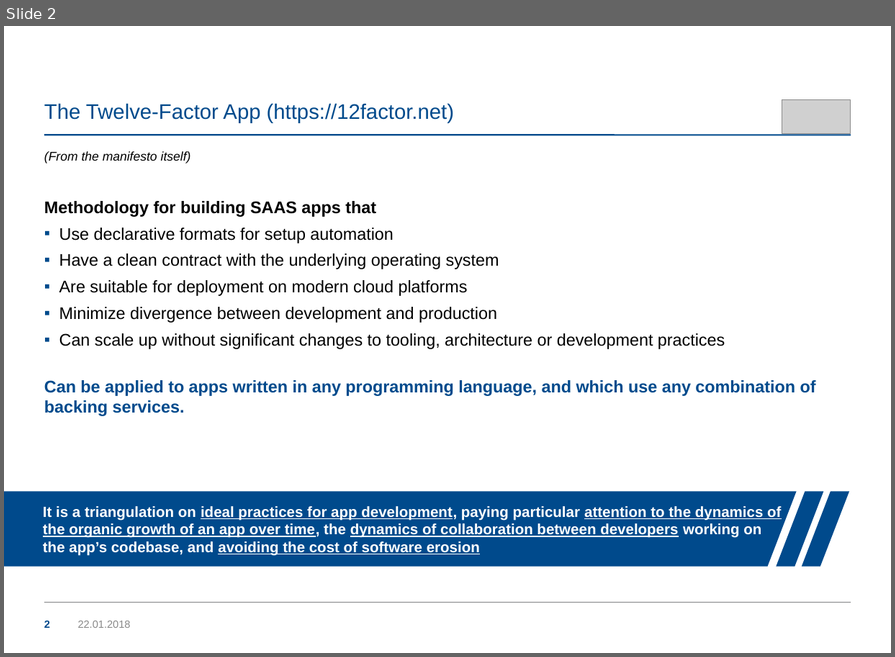
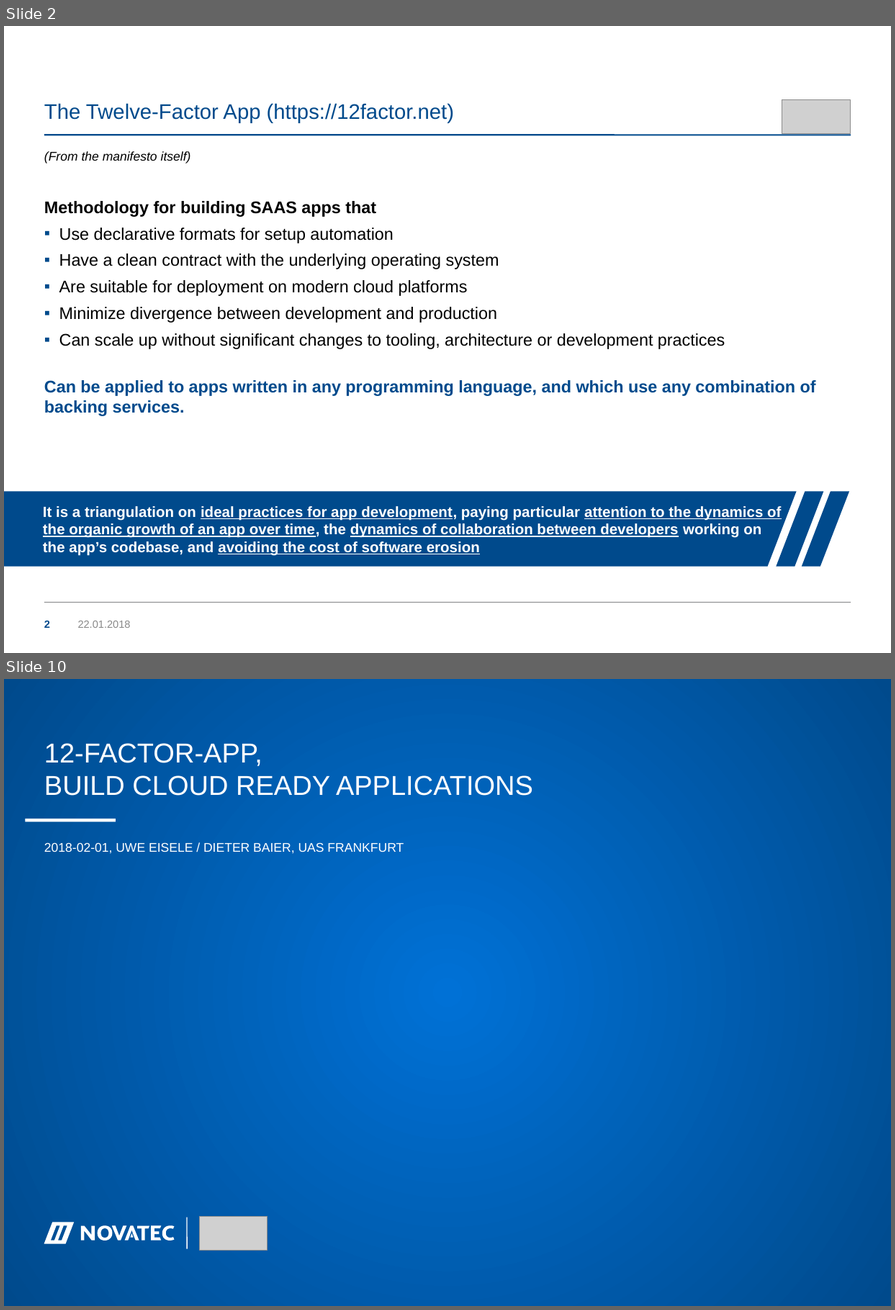
Before and after one commit to ntuas/presentation, a slide deck: uas_12-factor-app-presentation,.odp. Shown one above the other, each under a label of ours: slide 2 before the commit, slides 2 and 10 after it; the slides between them are not shown. The pictures are 895x657 and 895x1310 pixels, drawn with LibreOffice and Linux fonts; fonts in the diff are those of the drawing; grey boxes stand for pictures; background and template pictures are left out. Boxes give left, top, right and bottom in pixels: in the first picture for what was removed or moved away, otherwise in the second. Text is boxed around its words. In the diff, an @@ line names an element or a change of style, - is before the commit and + after.

```diff
--- a/uas_12-factor-app-presentation,.odp
+++ b/uas_12-factor-app-presentation,.odp
@@ slide 10 added at bbox=[4, 679, 891, 1306], background #FFFFFF; not listed: 2 template elements that a slide beside it also shows @@
@@ freeform shape added at bbox=[4, 679, 891, 1306], fill gradient #0071D6 to #004A8C @@
@@ title added at bbox=[44, 743, 533, 796], 26 pt, text #FFFFFF @@
+12-FACTOR-APP,
+BUILD CLOUD READY APPLICATIONS
@@ line added from (26, 820) to (116, 820), #FFFFFF 3 pt @@
@@ subtitle added at bbox=[44, 842, 404, 854], 12 pt, text #FFFFFF @@
+2018-02-01, UWE EISELE / DIETER BAIER, UAS FRANKFURT
@@ line added from (187, 1218) to (187, 1249), #FFFFFF 0.99 pt @@
@@ picture added at bbox=[200, 1217, 268, 1251] @@
@@ group added at bbox=[44, 1223, 175, 1244]: 9 freeform shapes @@
```
Also in this commit, not shown: 3 slides changed, 4 other slides added.
